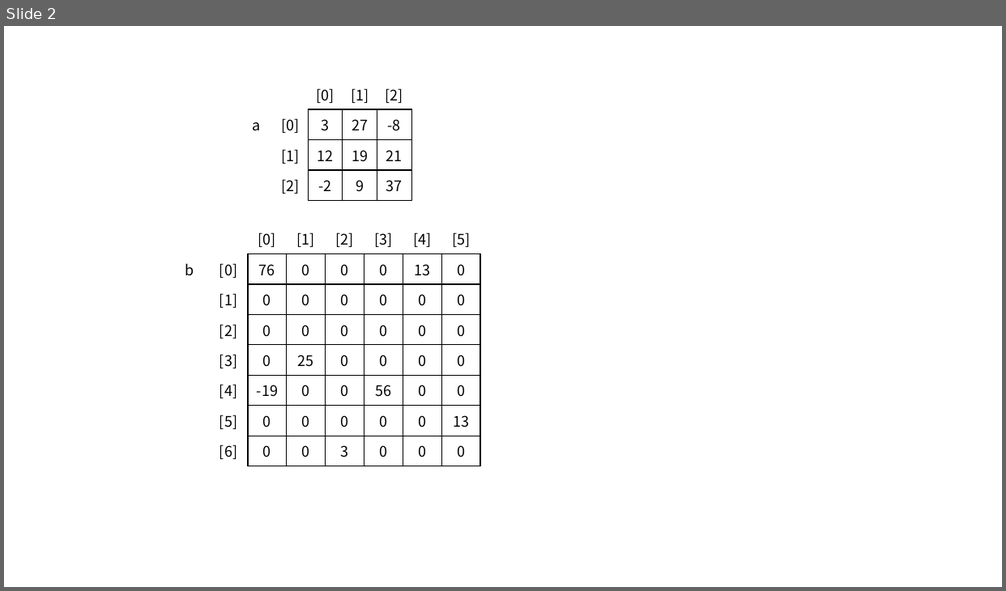
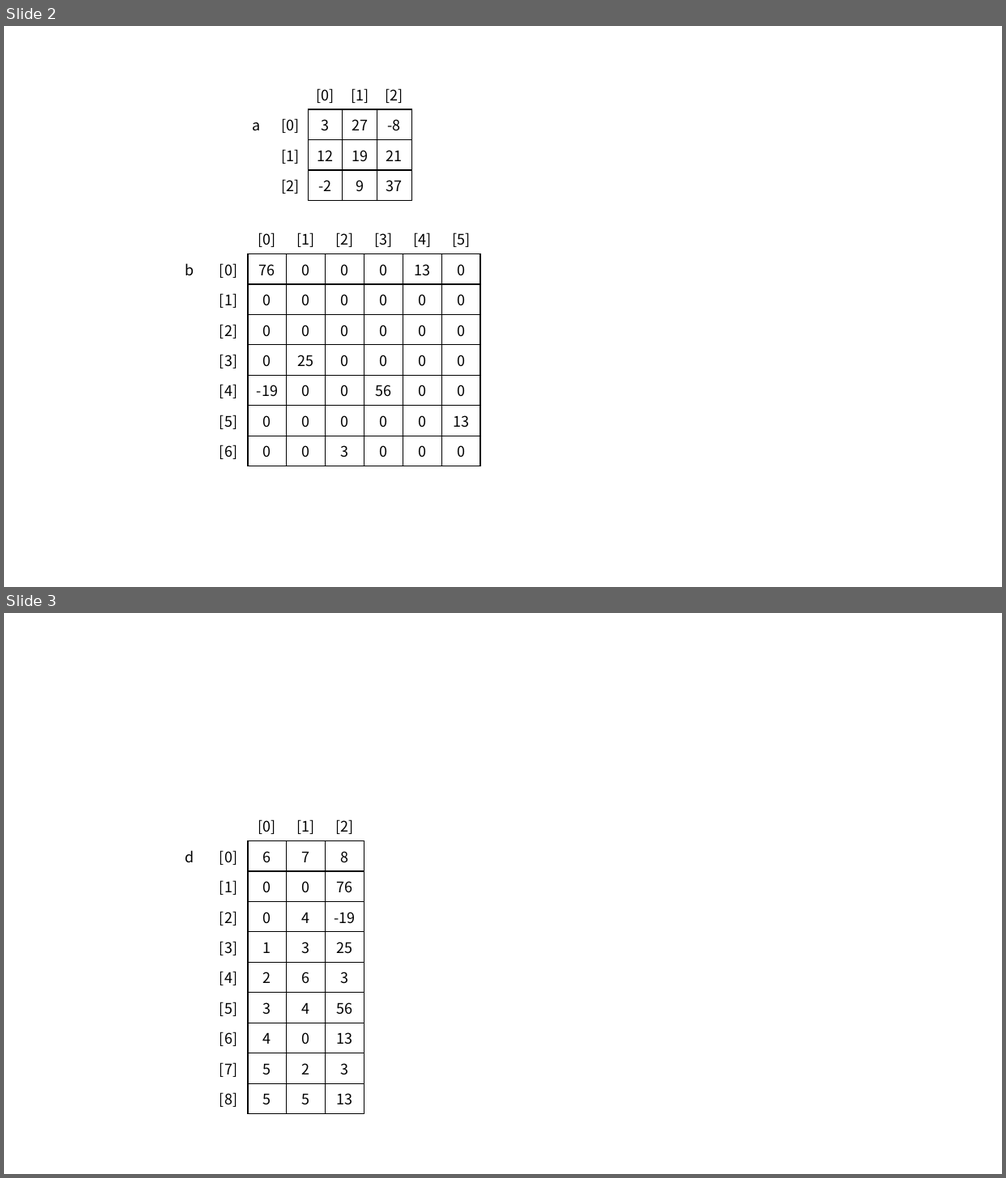
Before and after one commit to Rap0d/rap0d.github.io, a slide deck: assets/form/matrix.pptx. Shown one above the other, each under a label of ours: slide 2 before the commit, slides 2 and 3 after it. The pictures are 1006x591 and 1006x1178 pixels, drawn with LibreOffice and Linux fonts; fonts in the diff are those of the drawing. Boxes give left, top, right and bottom in pixels: in the first picture for what was removed or moved away, otherwise in the second. Text is boxed around its words. In the diff, an @@ line names an element or a change of style, - is before the commit and + after.

```diff
--- a/assets/form/matrix.pptx
+++ b/assets/form/matrix.pptx
@@ slide 3 added at (x1=4, y1=613, x2=1002, y2=1174), background #FFFFFF @@
@@ table added at (x1=170, y1=811, x2=364, y2=1114), 10 rows, 5 columns @@
+ |  | [0] | [1] | [2]
+d | [0] | 6 | 7 | 8
+ | [1] | 0 | 0 | 76
+ | [2] | 0 | 4 | -19
+ | [3] | 1 | 3 | 25
+ | [4] | 2 | 6 | 3
+ | [5] | 3 | 4 | 56
+ | [6] | 4 | 0 | 13
+ | [7] | 5 | 2 | 3
+ | [8] | 5 | 5 | 13
```
Also in this commit, not shown: 2 other files.
